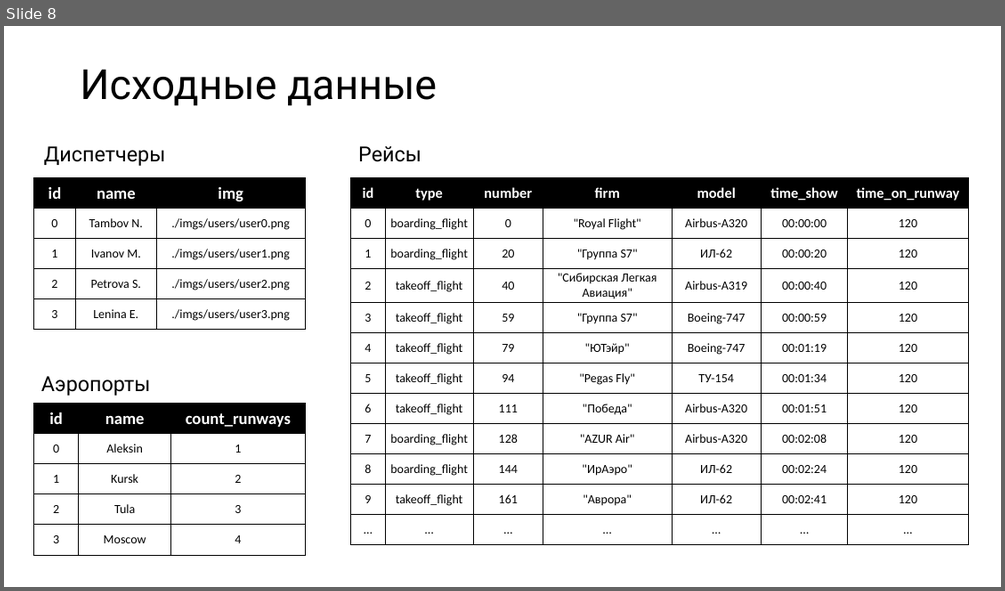
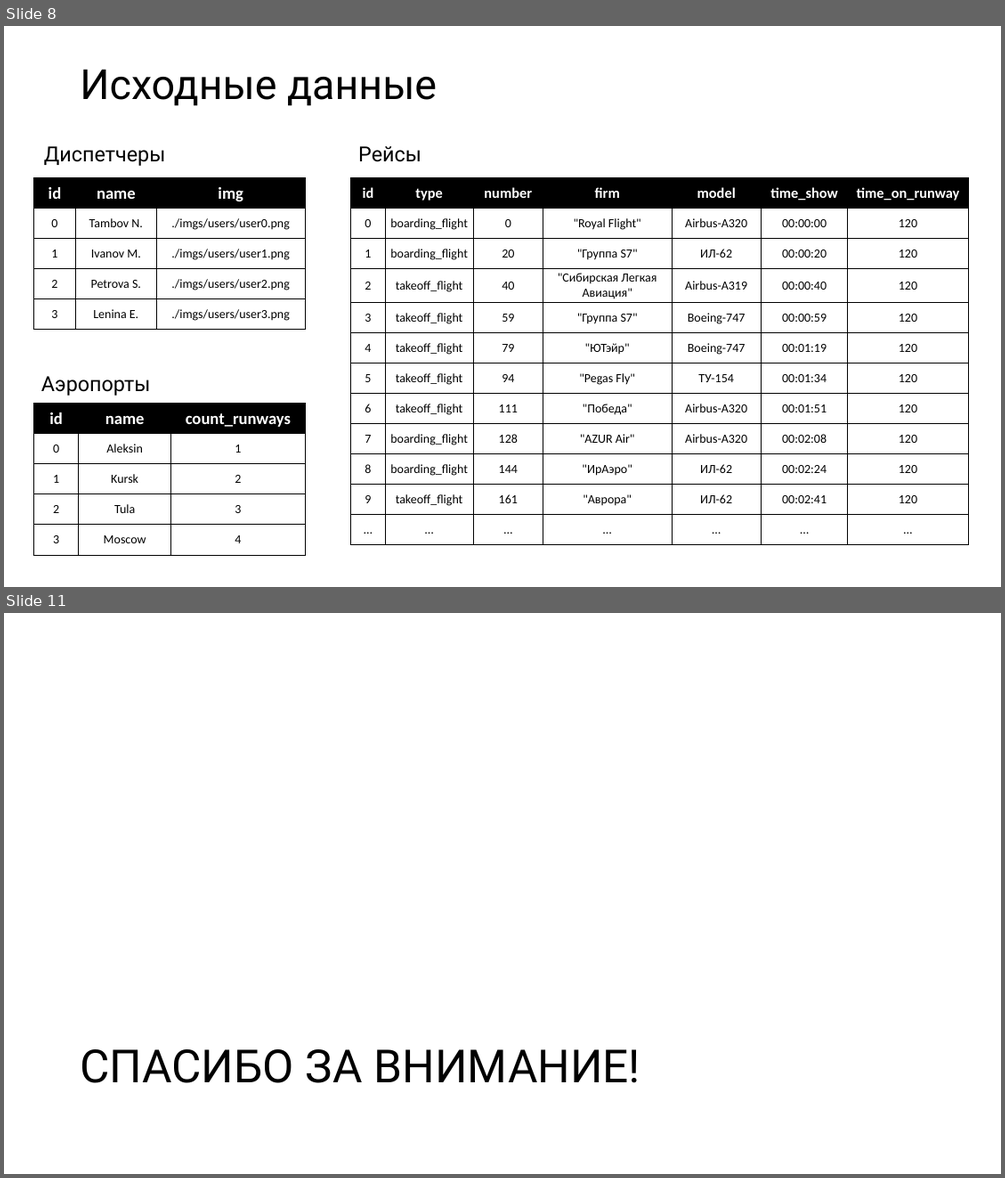
Before and after one commit to tambovnikita/Practice_MAI_6, a slide deck: Презентация/Презентация. Тамбов Никита М1О-309С-19.pptx. Shown one above the other, each under a label of ours: slide 8 before the commit, slides 8 and 11 after it; the slides between them are not shown. The pictures are 1005x591 and 1005x1178 pixels, drawn with LibreOffice and Linux fonts; fonts in the diff are those of the drawing. Boxes give left, top, right and bottom in pixels: in the first picture for what was removed or moved away, otherwise in the second. Text is boxed around its words. In the diff, an @@ line names an element or a change of style, - is before the commit and + after.

```diff
--- a/Презентация/Презентация. Тамбов Никита М1О-309С-19.pptx
+++ b/Презентация/Презентация. Тамбов Никита М1О-309С-19.pptx
@@ slide 11 added at <box>4,613,1001,1174</box>, background #FFFFFF @@
@@ title added at <box>80,1049,640,1083</box>, 44 pt, text #000000 @@
+СПАСИБО ЗА ВНИМАНИЕ!
```
Also in this commit, not shown: 1 slide changed, 2 other slides added, 10 other files.
